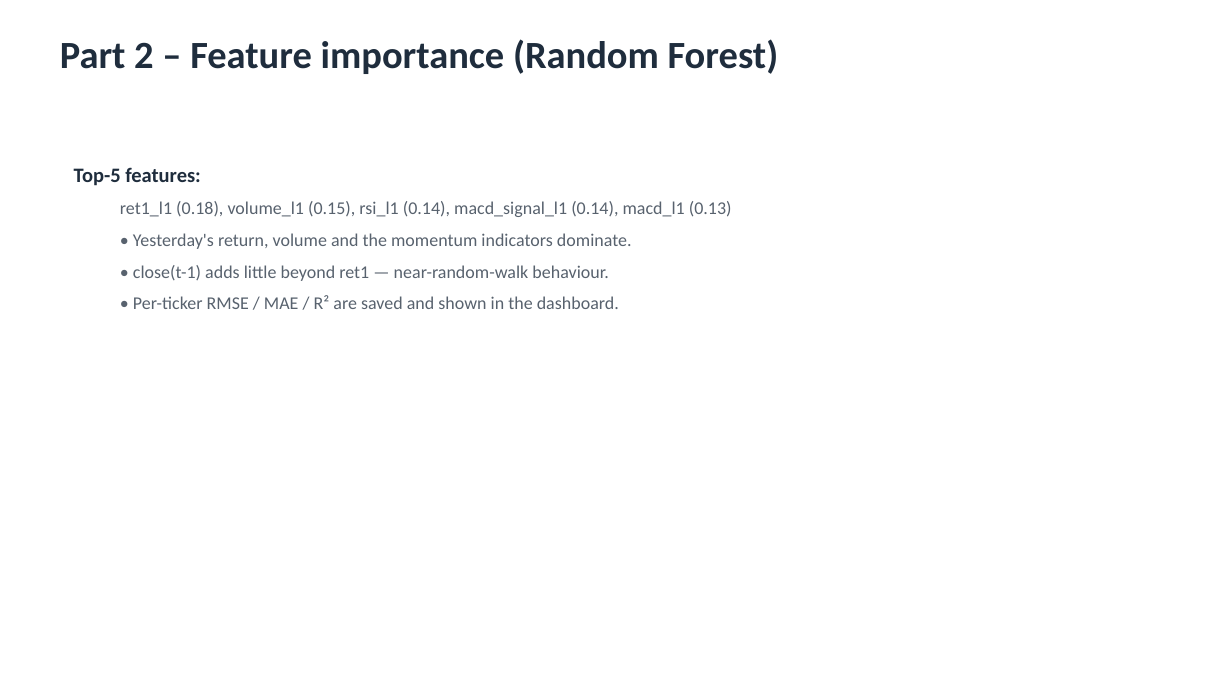
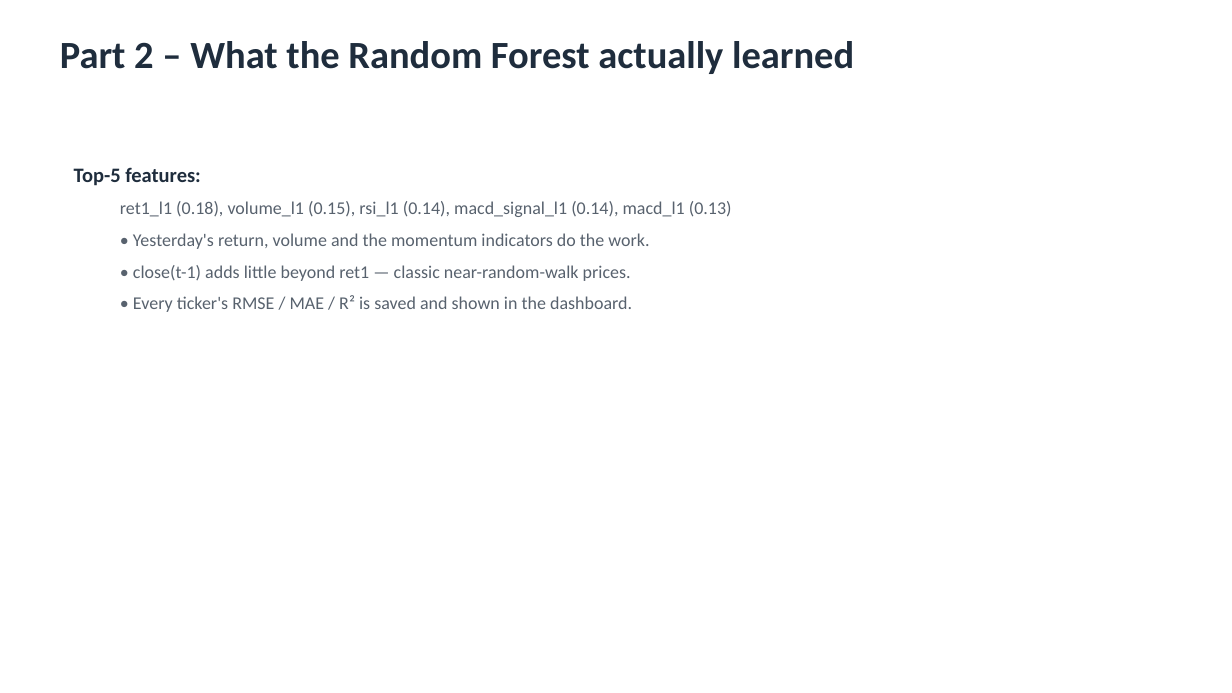
Before and after one commit to jaismine19/NextClose, a slide deck: slide 9 of docs/CSIS4260_Assignment1_Dashboard_Screenshots.pptx. Drawn at 1232x693 pixels with LibreOffice and Linux fonts; fonts in the diff are those of the drawing. Boxes give left, top, right and bottom in pixels: in the first picture for what was removed or moved away, otherwise in the second. Text is boxed around its words. In the diff, an @@ line names an element or a change of style, - is before the commit and + after.

Commit message:
Polish README, slide deck and dashboard wording; credit Jaismine Kaur

```diff
--- a/docs/CSIS4260_Assignment1_Dashboard_Screenshots.pptx
+++ b/docs/CSIS4260_Assignment1_Dashboard_Screenshots.pptx
@@ text at box(60, 41, 854, 74): text changed @@
-Part 2 – Feature importance (Random Forest)
+Part 2 – What the Random Forest actually learned
@@ text at box(133, 233, 649, 312): text changed @@
-  • Yesterday's return, volume and the momentum indicators dominate.
-  • close(t-1) adds little beyond ret1 — near-random-walk behaviour.
-  • Per-ticker RMSE / MAE / R² are saved and shown in the dashboard.
+  • Yesterday's return, volume and the momentum indicators do the work.
+  • close(t-1) adds little beyond ret1 — classic near-random-walk prices.
+  • Every ticker's RMSE / MAE / R² is saved and shown in the dashboard.
```
Also in this commit, not shown: 11 other slides changed, 7 other files.
